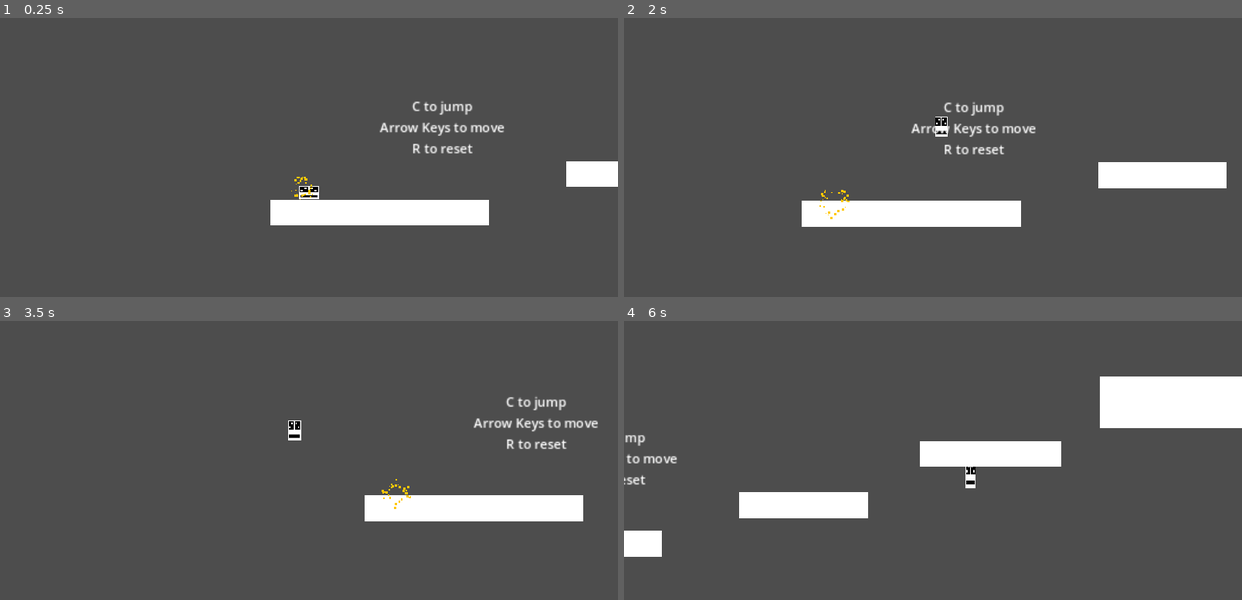
Above: before the commit, frames 1-4 (two rows, left to right).
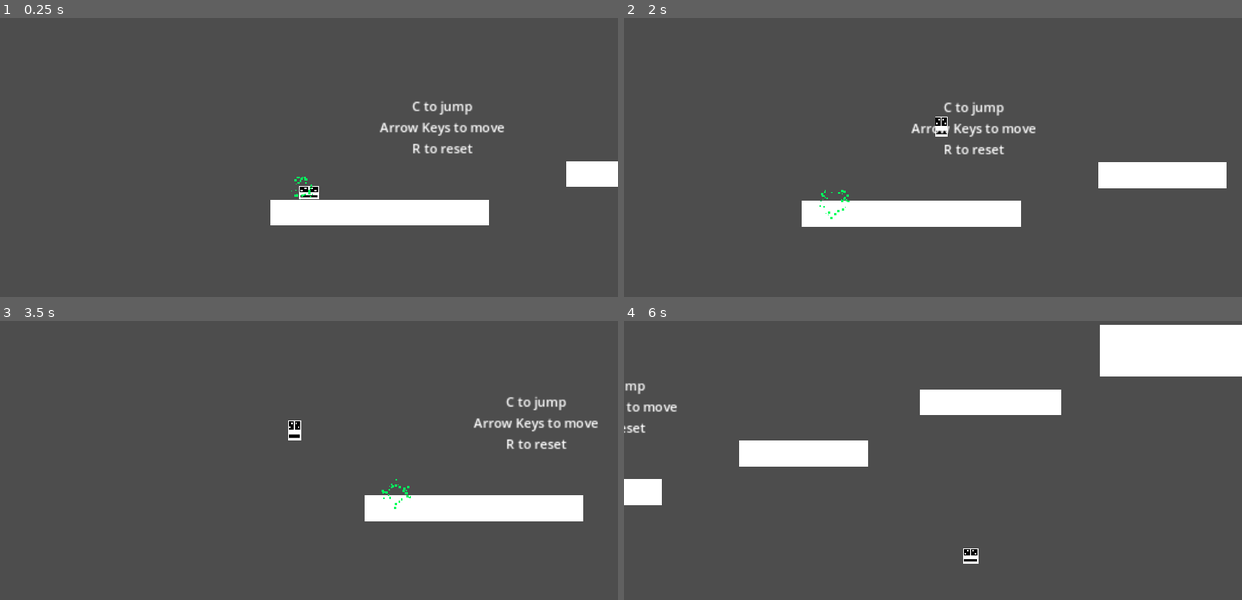
Above: after the commit, the same moments.

Repository: shazzzaammm/2D-Platformer
Game: Godot game, scene res://scenes/game.tscn
Same seed, same stepped clock (60 frames per second), same inputs: the game is played once before the commit and once after it.
Inputs:
- Up to frame 1 (0.25 s): no input
- Up to frame 2 (2 s): hold C (Jump) 0.53-1.28 s; hold Right (Move_Right) from 0.53 s (still down); tap X (Dash) at 0.6, 1.55 s; tap C (Jump) at 1.35, 1.52, 1.82 s
- Up to frame 3 (3.5 s): release Right (Move_Right) at 2.03 s; hold C (Jump) 2.03-2.78 s; hold Left (Move_Left) from 2.03 s (still down); tap X (Dash) at 2.1, 2.85 s; tap C (Jump) at 3.02, 3.32 s
- Up to frame 4 (6 s): hold C (Jump) 3.53-4.28 s; release Left (Move_Left) at 4.28 s; hold Right (Move_Right) from 4.28 s (still down); tap X (Dash) at 4.35, 5.1 s; tap C (Jump) at 4.52, 4.82, 5.85 s; hold C (Jump) 5.03-5.78 s

The runs differ from the first frame. In frame 1, less than 0.1% of the frame differs, in the area x 47-51%, y 56-66%; in frame 2, less than 0.1%; in frame 3, less than 0.1%; in frame 4, 19%, in the area x 0-100%, y 1-88%.

Commit message:
fixed moving platforms and added controller support

Diff:
--- a/project.godot
+++ b/project.godot
@@ -25,36 +25,49 @@
 Move_Up={
 "deadzone": 0.5,
 "events": [Object(InputEventKey,"resource_local_to_scene":false,"resource_name":"","device":-1,"window_id":0,"alt_press …(182 unchanged characters)…
+, Object(InputEventJoypadMotion,"resource_local_to_scene":false,"resource_name":"","device":-1,"axis":1,"axis_value":-1.0,"script":null)
+, Object(InputEventJoypadButton,"resource_local_to_scene":false,"resource_name":"","device":-1,"button_index":11,"pressure":0.0,"pressed":true,"script":null)
 ]
 }
 Move_Down={
 "deadzone": 0.5,
 "events": [Object(InputEventKey,"resource_local_to_scene":false,"resource_name":"","device":-1,"window_id":0,"alt_press …(182 unchanged characters)…
+, Object(InputEventJoypadMotion,"resource_local_to_scene":false,"resource_name":"","device":-1,"axis":1,"axis_value":1.0,"script":null)
+, Object(InputEventJoypadButton,"resource_local_to_scene":false,"resource_name":"","device":-1,"button_index":12,"pressure":0.0,"pressed":true,"script":null)
 ]
 }
 Move_Left={
 "deadzone": 0.5,
 "events": [Object(InputEventKey,"resource_local_to_scene":false,"resource_name":"","device":-1,"window_id":0,"alt_press …(182 unchanged characters)…
+, Object(InputEventJoypadMotion,"resource_local_to_scene":false,"resource_name":"","device":-1,"axis":0,"axis_value":-1.0,"script":null)
+, Object(InputEventJoypadButton,"resource_local_to_scene":false,"resource_name":"","device":-1,"button_index":13,"pressure":0.0,"pressed":true,"script":null)
 ]
 }
 Move_Right={
 "deadzone": 0.5,
 "events": [Object(InputEventKey,"resource_local_to_scene":false,"resource_name":"","device":-1,"window_id":0,"alt_press …(182 unchanged characters)…
+, Object(InputEventJoypadMotion,"resource_local_to_scene":false,"resource_name":"","device":-1,"axis":0,"axis_value":1.0,"script":null)
+, Object(InputEventJoypadButton,"resource_local_to_scene":false,"resource_name":"","device":-1,"button_index":14,"pressure":0.0,"pressed":true,"script":null)
 ]
 }
 Jump={
 "deadzone": 0.5,
 "events": [Object(InputEventKey,"resource_local_to_scene":false,"resource_name":"","device":-1,"window_id":0,"alt_pressed":false,"shift_pressed":false,"ctrl_pressed":false,"meta_pressed":false,"pressed":false,"keycode":0,"physical_keycode":67,"key_label":0,"unicode":99,"echo":false,"script":null)
+, Object(InputEventJoypadButton,"resource_local_to_scene":false,"resource_name":"","device":-1,"button_index":0,"pressure":0.0,"pressed":true,"script":null)
+, Object(InputEventJoypadButton,"resource_local_to_scene":false,"resource_name":"","device":-1,"button_index":2,"pressure":0.0,"pressed":true,"script":null)
 ]
 }
 Dash={
 "deadzone": 0.5,
 "events": [Object(InputEventKey,"resource_local_to_scene":false,"resource_name":"","device":-1,"window_id":0,"alt_pressed":false,"shift_pressed":false,"ctrl_pressed":false,"meta_pressed":false,"pressed":false,"keycode":0,"physical_keycode":88,"key_label":0,"unicode":120,"echo":false,"script":null)
+, Object(InputEventJoypadButton,"resource_local_to_scene":false,"resource_name":"","device":-1,"button_index":1,"pressure":0.0,"pressed":true,"script":null)
+, Object(InputEventJoypadButton,"resource_local_to_scene":false,"resource_name":"","device":-1,"button_index":3,"pressure":0.0,"pressed":true,"script":null)
 ]
 }
 Reset={
 "deadzone": 0.5,
 "events": [Object(InputEventKey,"resource_local_to_scene":false,"resource_name":"","device":-1,"window_id":0,"alt_pressed":false,"shift_pressed":false,"ctrl_pressed":false,"meta_pressed":false,"pressed":false,"keycode":0,"physical_keycode":82,"key_label":0,"unicode":114,"echo":false,"script":null)
+, Object(InputEventJoypadButton,"resource_local_to_scene":false,"resource_name":"","device":-1,"button_index":4,"pressure":0.0,"pressed":true,"script":null)
 ]
 }
 
--- a/scenes/game.tscn
+++ b/scenes/game.tscn
@@ -35,7 +35,7 @@
 position = Vector2(856, -176)
 scale = Vector2(9, 1)
 offset = Vector2(23, 0)
-duration = 3.0
+start_delay = 0.0
 
 [node name="Label" type="Label" parent="."]
 offset_left = -88.0
--- a/scenes/moving_platform.tscn
+++ b/scenes/moving_platform.tscn
@@ -13,7 +13,11 @@
 position = Vector2(0, -8)
 script = ExtResource("1_1lfi4")
 offset = Vector2(0, 16)
-duration = 5.0
+duration = 2.5
+start_delay = 0.25
+end_delay = 0.25
+auto_enable = false
+enable_with_player = true
 
 [node name="AnimatableBody2D" type="AnimatableBody2D" parent="."]
 
--- a/scenes/player.tscn
+++ b/scenes/player.tscn
@@ -27,6 +27,7 @@
 jump_height = 128.0
 jump_rising_time = 0.35
 jump_falling_time = 0.25
+coyote_time = 0.1
 dash_distance = 128.0
 dash_time = 0.15
 
@@ -37,11 +38,11 @@
 [node name="PlayerDash" type="Node" parent="FiniteStateMachine"]
 script = ExtResource("3_pi3n1")
 
+[node name="PlayerGroundedMovement" type="Node" parent="FiniteStateMachine"]
+script = ExtResource("5_f6cnm")
+
 [node name="PlayerIdle" type="Node" parent="FiniteStateMachine"]
 script = ExtResource("4_lac5b")
-
-[node name="PlayerGroundedMovement" type="Node" parent="FiniteStateMachine"]
-script = ExtResource("5_f6cnm")
 
 [node name="PlayerAirMovement" type="Node" parent="FiniteStateMachine"]
 script = ExtResource("6_2fqod")
@@ -82,7 +83,7 @@
 script = ExtResource("10_b2w4u")
 
 [node name="CoyoteTimer" type="Timer" parent="."]
-wait_time = 0.2
+wait_time = 0.1
 one_shot = true
 
 [connection signal="state_transition" from="FiniteStateMachine/PlayerDash" to="PlayerAnimation" method="on_dash"]
--- a/scenes/spawn_point.tscn
+++ b/scenes/spawn_point.tscn
@@ -23,6 +23,6 @@
 initial_velocity_min = 32.0
 initial_velocity_max = 64.0
 scale_amount_max = 3.0
-color = Color(1, 0.783333, 0, 1)
+color = Color(0, 1, 0.366667, 1)
 
 [connection signal="body_entered" from="." to="." method="_on_body_entered"]
--- a/scripts/finite_state_machine.gd
+++ b/scripts/finite_state_machine.gd
@@ -28,4 +28,4 @@
 	current_state = desired_state
 	current_state.Enter()
 
-	print("Success! Changed from " + source_state.name + " to " + desired_state_name)
+	#print("Success! Changed from " + source_state.name + " to " + desired_state_name)
--- a/scripts/moving_platform.gd
+++ b/scripts/moving_platform.gd
@@ -2,14 +2,18 @@
 
 @export var offset:Vector2
 @export var duration:float
-@export var enabled:bool = true
+@export var start_delay:float = 0.0
+@export var end_delay:float = 0.0
+@export var auto_enable = true
 @export var enable_with_player:bool = false
+var enabled:bool = false
 var tweening = false
 var tween:Tween
 var initial_position:Vector2
 
 func _ready():
 	initial_position = global_position
+	enabled = auto_enable
 	if enabled:
 		start_tween()
 
@@ -19,9 +23,10 @@
 	enabled = true
 	tween = get_tree().create_tween().set_process_mode(Tween.TWEEN_PROCESS_PHYSICS)
 	tween.set_loops().set_parallel(false)
-	tween.tween_property($AnimatableBody2D, "position", offset, duration / 2)
-	tween.tween_property($AnimatableBody2D, "position", Vector2.ZERO, duration / 2)
-	print("tween started")
+	tween.tween_property($AnimatableBody2D, "position", Vector2.ZERO, start_delay)
+	tween.tween_property($AnimatableBody2D, "position", offset, duration)
+	tween.tween_property($AnimatableBody2D, "position", offset, end_delay)
+	tween.tween_property($AnimatableBody2D, "position", Vector2.ZERO, duration)
 
 func stop_tween():
 	if not tweening:
@@ -29,20 +34,19 @@
 	tweening = false
 	enabled = false
 	tween.kill()
-	print("tween stopped")
 
 
 func _physics_process(_delta):
-	if initial_position == global_position and not enabled and tweening:
-		tween.pause()
+	if initial_position == $AnimatableBody2D.global_position and not enabled and tweening:
+		stop_tween()
 
 	elif enabled and not tweening:
-		tween.play()
+		start_tween()
 
 
 func _on_body_entered(body):
 	if body is Player and enable_with_player:
-		start_tween()
+		enabled = true
 
 
 func _on_body_exited(body):
--- a/scripts/player.gd
+++ b/scripts/player.gd
@@ -14,7 +14,7 @@
 @export var jump_height:float
 @export var jump_rising_time:float
 @export var jump_falling_time:float
-
+@export var coyote_time:float
 @onready var coyote_timer:Timer = $CoyoteTimer
 var jump_queued:bool= false
 var coyote_ready:bool = false
@@ -30,6 +30,9 @@
 @onready var dash_speed = dash_distance / dash_time
 var can_dash = true
 
+func _ready():
+	coyote_timer.wait_time = coyote_time
+
 func _physics_process(_delta):
 	move_and_slide()
 
